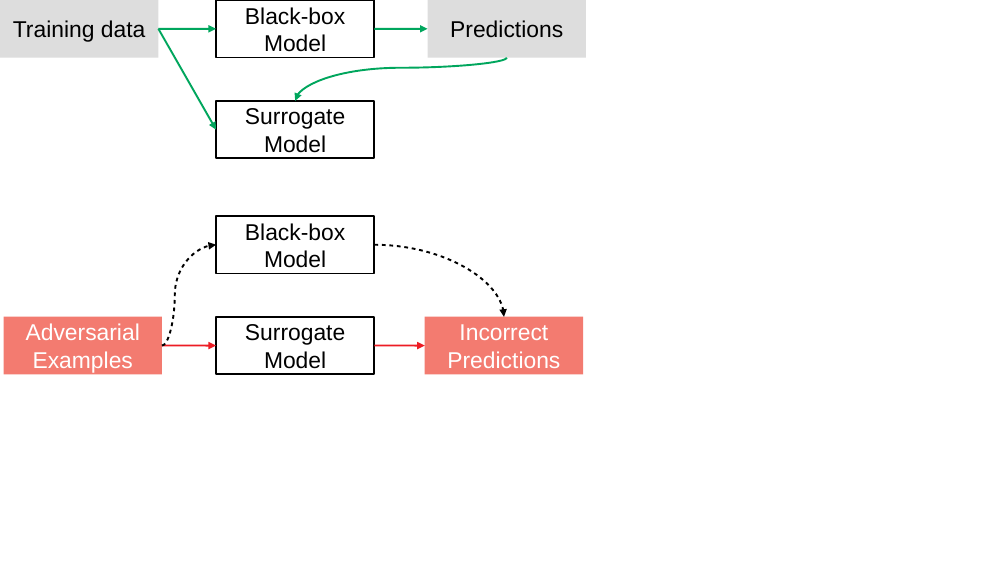
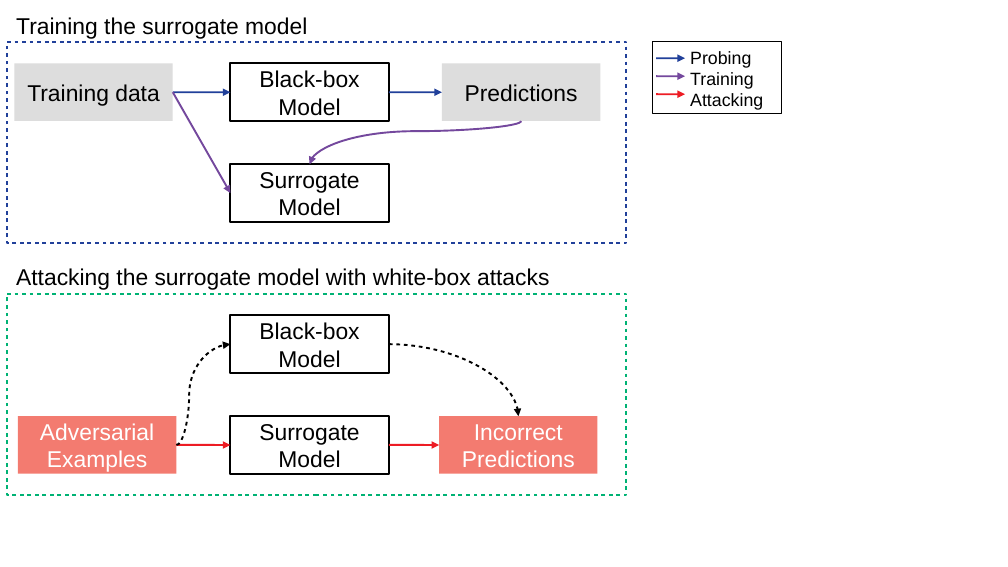
Before and after one commit to changx03/provisional_presentation_2, a slide deck: slide 1 of resources/Surrogate model.odp. Drawn at 1008x567 pixels with LibreOffice and Linux fonts; fonts in the diff are those of the drawing. Boxes give left, top, right and bottom in pixels: in the first picture for what was removed or moved away, otherwise in the second. Text is boxed around its words. In the diff, an @@ line names an element or a change of style, - is before the commit and + after.

Commit message:
updated surrogate model

```diff
--- a/resources/Surrogate model.odp
+++ b/resources/Surrogate model.odp
@@ text added at (x1=16, y1=17, x2=307, y2=39), 18 pt, text #000000 @@
+Training the surrogate model
@@ rectangle added at (x1=7, y1=42, x2=627, y2=243), outline #21409A 1.5 pt @@
@@ group added at (x1=653, y1=42, x2=783, y2=114): 3 arrows, 1 text, 1 rectangle @@
+Probing
+Training
+Attacking
@@ arrow (173, 92) - (231, 193): stroke #00A65D 1.5 pt to #74489D 1.5 pt @@
@@ arrow (173, 92) - (231, 92): stroke #00A65D 1.5 pt to #21409A 1.5 pt @@
@@ 4 rectangles, 3 arrows, 1 curved arrow moved together from (x1=0, y1=0, x2=586, y2=158) to (x1=15, y1=63, x2=600, y2=222) @@
@@ arrow (389, 92) - (442, 92): stroke #00A65D 1.5 pt to #21409A 1.5 pt @@
@@ curved arrow (521, 121) - (310, 165): stroke #00A65D 1.5 pt to #74489D 1.5 pt @@
@@ text added at (x1=16, y1=268, x2=549, y2=290), 18 pt, text #000000 @@
+Attacking the surrogate model with white-box attacks
@@ rectangle added at (x1=7, y1=294, x2=627, y2=495), outline #00B274 1.5 pt @@
@@ 4 rectangles, 4 curved arrows moved together from (x1=4, y1=216, x2=584, y2=374) to (x1=18, y1=316, x2=597, y2=474) @@
```
Also in this commit, not shown: 1 slide removed, 2 other files.
